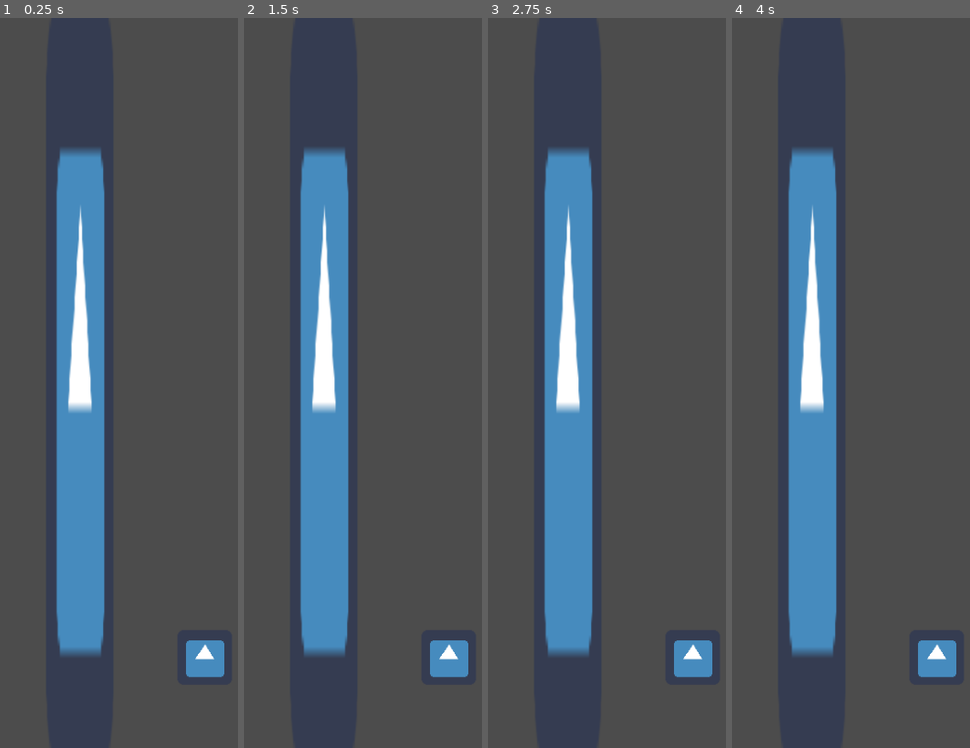
Above: before the commit, frames 1-4 (left to right).
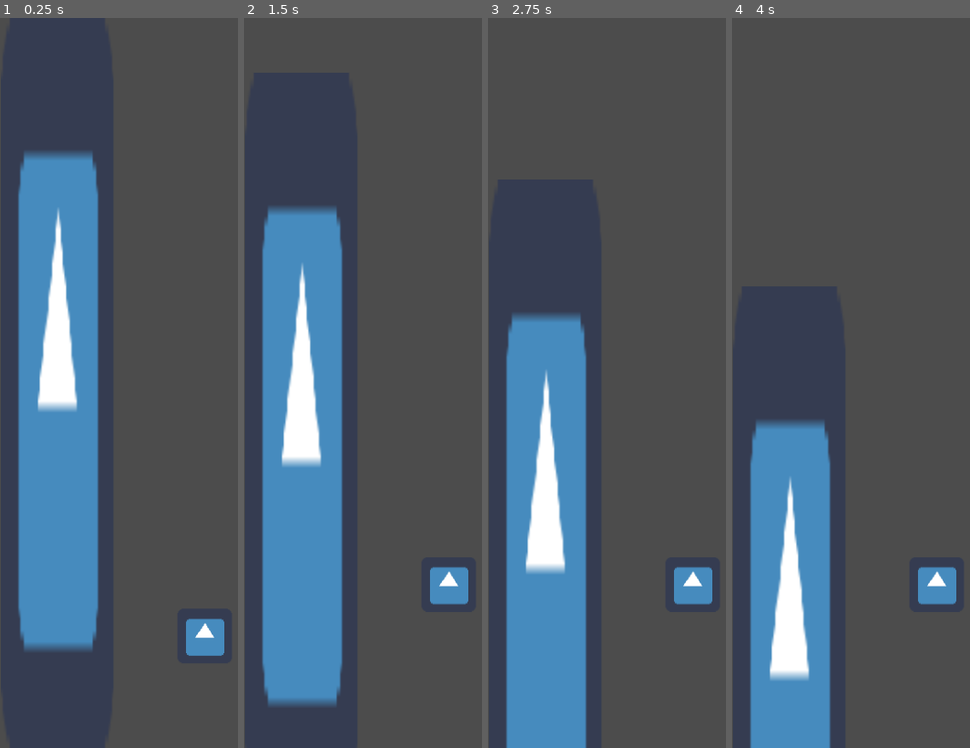
Above: after the commit, the same moments.

Repository: Yeetii/Bladerunner
Game: Godot game, scene res://Main.tscn
The game is run twice, just before and just after one commit, with the same random seed, the same clock (stepped at 60 frames per second) and the same inputs. The engine's default icon, where the game draws it, is replaced by a stand-in: a white triangle on a blue panel in a dark square.
Inputs:
- Up to frame 1 (0.25 s): no input
- Up to frame 2 (1.5 s): no input
- Up to frame 3 (2.75 s): no input
- Up to frame 4 (4 s): no input

The runs differ from the first frame. In frame 1, 17% of the frame differs, in the area x 7-95%, y 17-91%; in frame 2, 21%; in frame 3, 22%, in the area x 7-95%, y 17-100%; in frame 4, 21%.
Error before the commit: Parse Error: Indented block expected after declaration of "_process" function. (res://Player.gd:16)

Commit message:
changed player script from rigidbody to kinematicbody

Diff:
--- a/Main.tscn
+++ b/Main.tscn
@@ -8,10 +8,9 @@
 [node name="Player" parent="." index="0" instance=ExtResource( 1 )]
 
 position = Vector2( 234.971, 765.277 )
-gravity_scale = 0.0
 
 [node name="icon" type="Sprite" parent="." index="1"]
 
-position = Vector2( 88.6857, 446.12 )
-scale = Vector2( 1.24245, 13.6266 )
+position = Vector2( 62.2601, 445.419 )
+scale = Vector2( 2.06825, 13.4012 )
 texture = ExtResource( 2 )
--- a/Player.gd
+++ b/Player.gd
@@ -1,9 +1,9 @@
-extends RigidBody2D
+extends KinematicBody2D
 
 # class member variables go here, for example:
 # var a = 2
 # var b = "textvar"
-var speed = 10
+var speed = Vector2(0,-100)
 
 
 func _ready():
@@ -13,3 +13,4 @@
 	pass
 
 func _process(delta):
+	move_and_collide(speed * delta);
--- a/Player.tscn
+++ b/Player.tscn
@@ -8,26 +8,12 @@
 custom_solver_bias = 0.0
 extents = Vector2( 32, 32 )
 
-[node name="Player" type="RigidBody2D" index="0"]
+[node name="Player" type="KinematicBody2D" index="0"]
 
 input_pickable = false
 collision_layer = 1
 collision_mask = 1
-mode = 0
-mass = 1.0
-friction = 1.0
-bounce = 0.0
-gravity_scale = 1.0
-custom_integrator = false
-continuous_cd = 0
-contacts_reported = 0
-contact_monitor = false
-sleeping = false
-can_sleep = true
-linear_velocity = Vector2( 0, 0 )
-linear_damp = -1.0
-angular_velocity = 0.0
-angular_damp = -1.0
+collision/safe_margin = 0.08
 script = ExtResource( 1 )
 
 [node name="CollisionShape2D" type="CollisionShape2D" parent="." index="0"]
